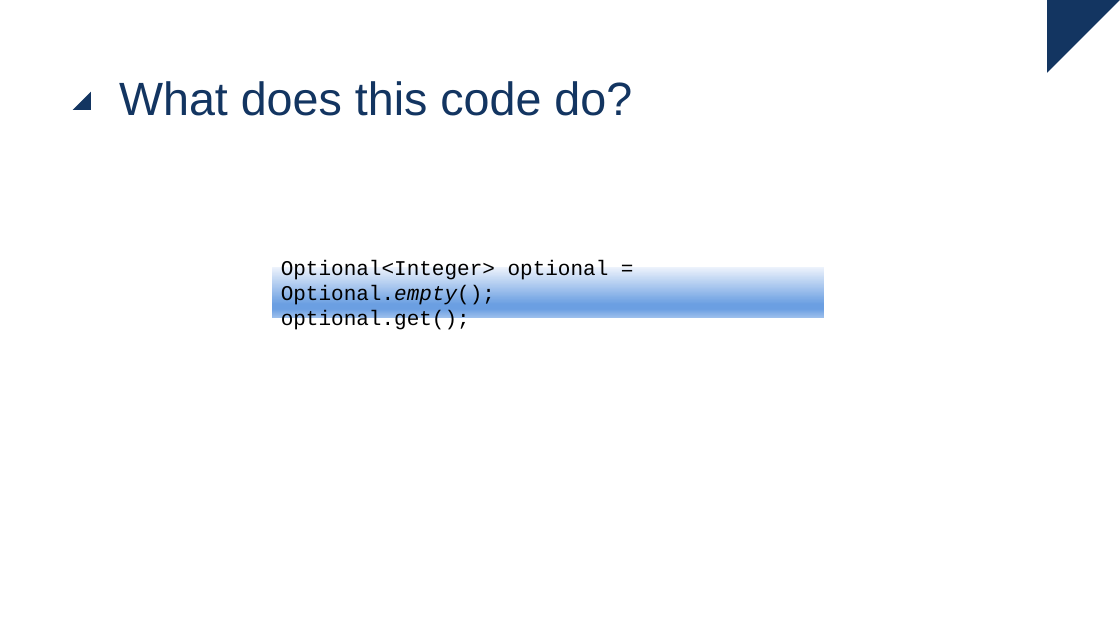
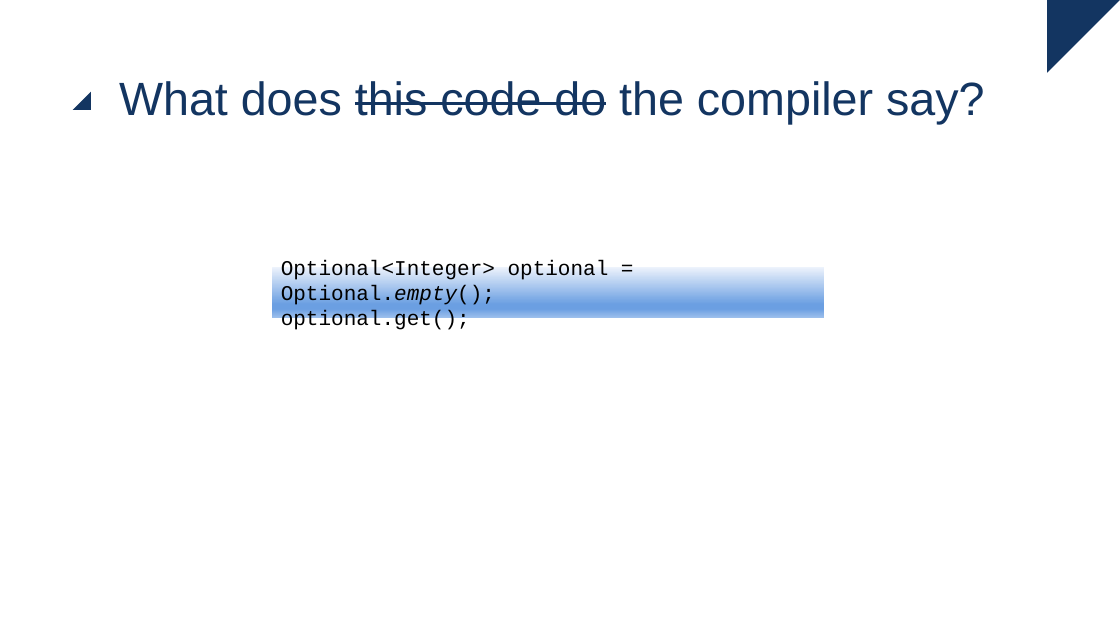
Before and after one commit to ingmars1709/checker, a slide deck: slide 10 of Checker Framework.pptx (slide 9 before the commit). Drawn at 1120x630 pixels with LibreOffice and Linux fonts; fonts in the diff are those of the drawing. Boxes give left, top, right and bottom in pixels: in the first picture for what was removed or moved away, otherwise in the second. Text is boxed around its words. In the diff, an @@ line names an element or a change of style, - is before the commit and + after.

```diff
--- a/Checker Framework.pptx
+++ b/Checker Framework.pptx
@@ title at (x1=119, y1=81, x2=985, y2=124): text changed @@
-What does this code do?
+What does this code do the compiler say?
```
Also in this commit, not shown: 10 other slides changed, 2 slides added.
